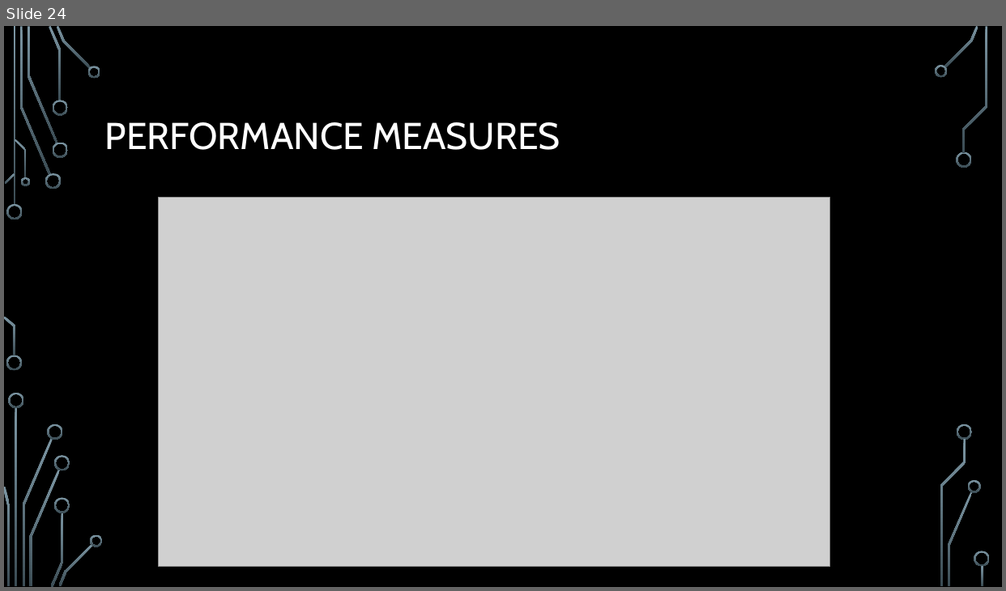
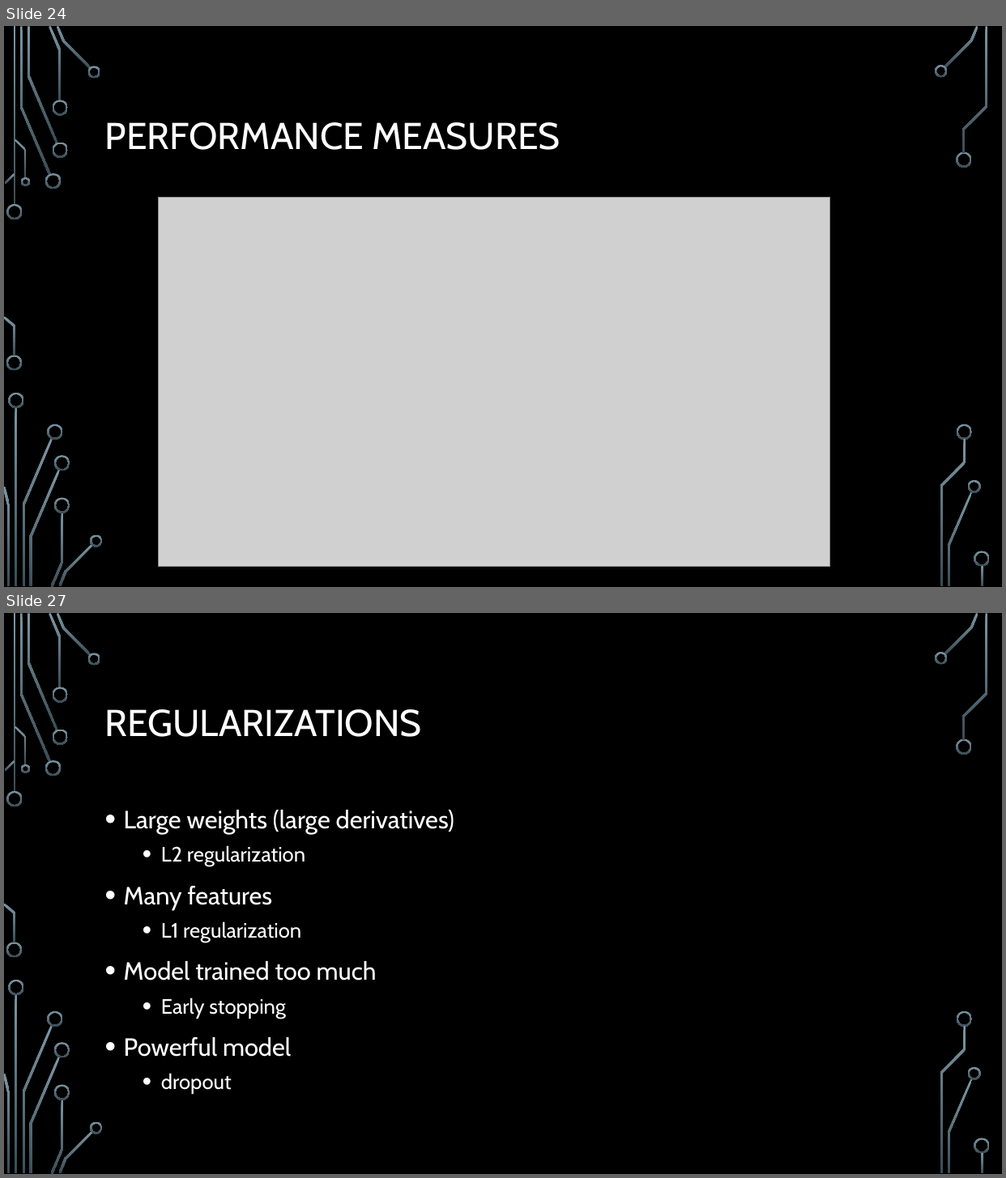
Before and after one commit to mohamad-qodosi/utech-summer-school-99-Machine-Learning, a slide deck: Slides/ML_4_Evaluation and tuning.pptx. Shown one above the other, each under a label of ours: slide 24 before the commit, slides 24 and 27 after it; the slides between them are not shown. The pictures are 1006x591 and 1006x1178 pixels, drawn with LibreOffice and Linux fonts; fonts in the diff are those of the drawing; grey boxes stand for pictures; background and template pictures are left out. Boxes give left, top, right and bottom in pixels: in the first picture for what was removed or moved away, otherwise in the second. Text is boxed around its words. In the diff, an @@ line names an element or a change of style, - is before the commit and + after.

Commit message:
add PowerPoints

```diff
--- a/Slides/ML_4_Evaluation and tuning.pptx
+++ b/Slides/ML_4_Evaluation and tuning.pptx
@@ slide 27 added at box(4, 613, 1002, 1174), background picture (left out); not listed: 36 template elements that a slide beside it also shows @@
@@ title added at box(105, 709, 422, 737), 36 pt, text #FFFFFF @@
+REGULARIZATIONS
@@ text added at box(124, 810, 454, 1094), 24 pt, text #FFFFFF @@
+• Large weights (large derivatives)
+  • L2 regularization
+• Many features
+  • L1 regularization
+• Model trained too much
+  • Early stopping
+• Powerful model
+  • dropout
```
Also in this commit, not shown: 5 other slides added, 5 other files.
